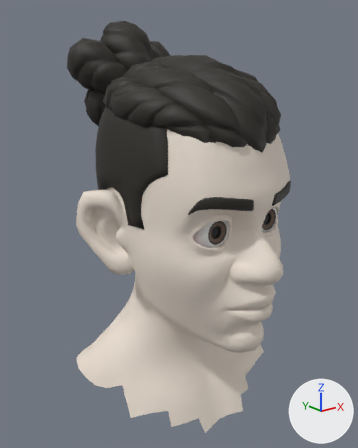
What one commit did to the glTF model data/ship_snow.glb.
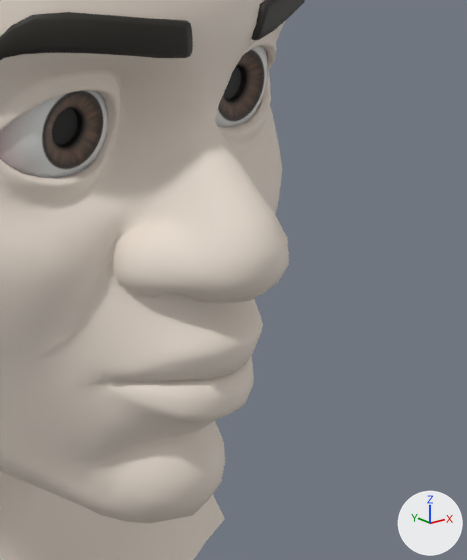
Each version appears first whole from a camera (50 mm lens) standing at (-0.401, -0.51, 1.796) and looking at (-0.003, -0.014, 1.597), and next in a close-up on the part from 55% to 94% of the width and 43% to 81% of the height. Lighting does not change. The marker at lower right points along +X, +Y and +Z. The last two pictures show the newer version. Vertices at exactly the same position are counted once.

The first close-up shows 'GEO-snow-eyebrows', 'GEO-snow-eyes', 'GEO-snow-head'.
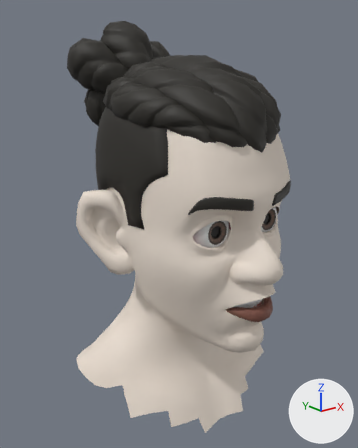
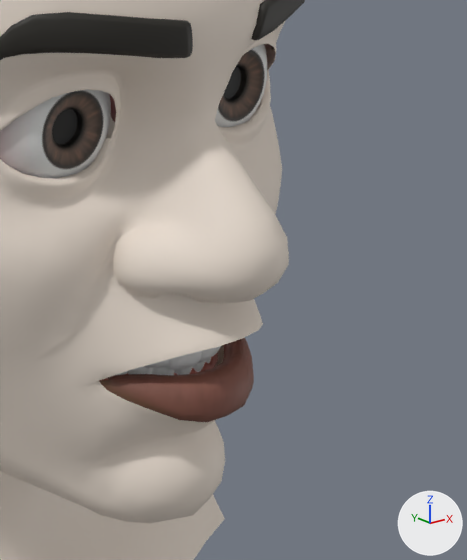
Pixel boxes [x1, y1, x2, y2] of what changed, in the close-ups (467 x 560 px):
part 1 of me_geo_snow_head, cut back
    before: [12, 44, 276, 387]
    after: [185, 351, 236, 376]
part 2 of me_geo_snow_head, recoloured (grey to brown)
    before: [99, 356, 254, 422]
    after: [99, 339, 254, 422]

Edits to the bpy script that builds the scene:
```text
Add img_skin_diffuse_1001:
    img_skin_diffuse_1001 = load_image('skin_diffuse.1001', '_unpacked/skin_diffuse.1001', 4096, 4096, 'sRGB')
Add mat_snow_skin_darker_1001:
    mat_snow_skin_darker_1001 = bpy.data.materials.new('snow.skin_darker.1001')
    # uses the picture img_skin_diffuse_1001
Change me_geo_snow_head:
    used by ob_geo_snow_head; location = (0.0, 0.0, 0.0)
    remove me_geo_snow_head.from_pydata(...)  # 3719 vertices, 7264 faces; spans x -0.155..0.155, y -0.186..0.084, z 1.339..1.763
    add me_geo_snow_head.from_pydata(...)  # 3115 vertices, 6016 faces; spans x -0.155..0.155, y -0.186..0.084, z 1.339..1.763
    me_geo_snow_head part 1: 2 vertices moved within x -0.008..0.008, y -0.159, z 1.533; 604 vertices removed from x -0.071..0.071, y -0.174..-0.007, z 1.436..1.645
    me_geo_snow_head part 2: 92 faces spanning x -0.037..0.037, y -0.17..-0.139, z 1.517..1.534 switch from mat_snow_skin_lower_lip to mat_snow_skin_darker_1001
    remove me_geo_snow_head.materials.append(mat_snow_skin_darker)
    remove me_geo_snow_head.materials.append(mat_snow_skin_upper_lip)
```
